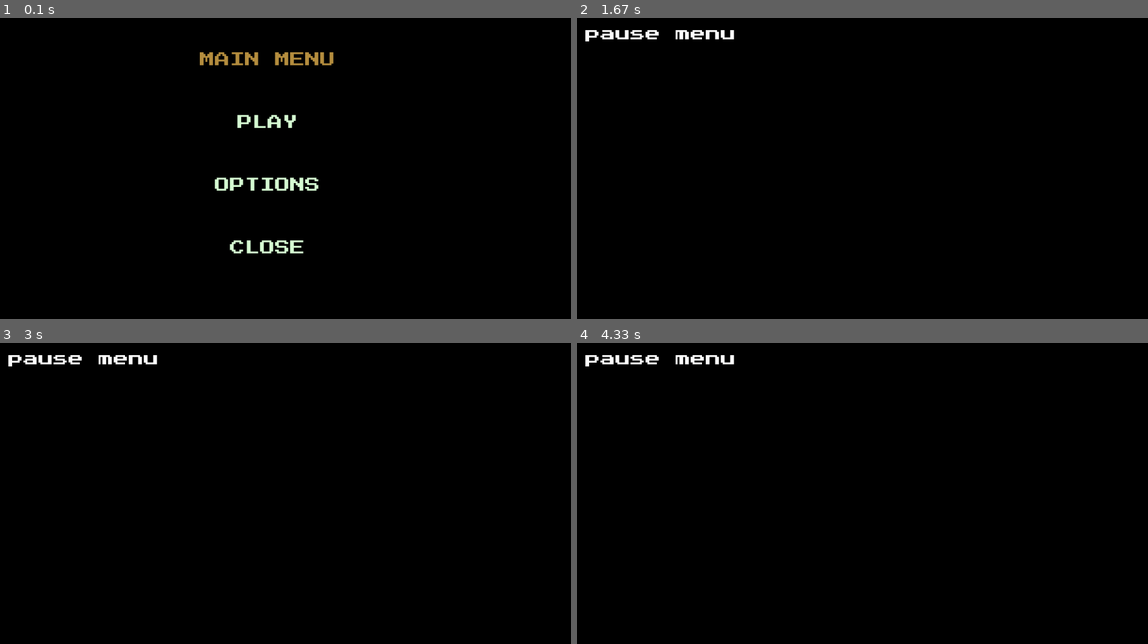
Above: before the commit, frames 1-4 (two rows, left to right).
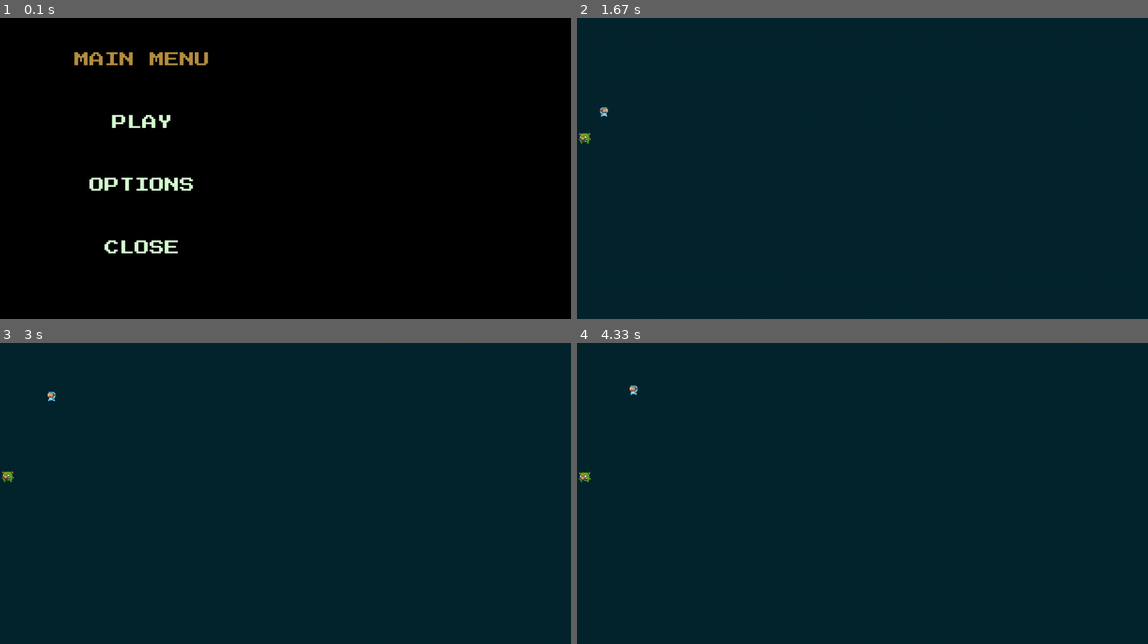
Above: after the commit, the same moments.

Repository: Minipomy/MaximilianoRiveraMendes-pygame-tp-final
Game: pygame game, started from main.py
The game is run twice, just before and just after one commit, with the same random seed, the same clock (stepped at 60 frames per second) and the same inputs.
Inputs (mouse positions are in pixels of both pictures, inside the frame that each line leads up to):
- Up to frame 1 (0.1 s): no input
- Up to frame 2 (1.67 s): click "PLAY" at 0.38 s; hold P 0.67-1.13 s; hold Right 0.67-1.13 s; move the mouse to (839, 180) at 0.7 s; click (845, 123) at 1.22 s, where only the run after the commit has a clickable "RESUME"; hold Right from 1.5 s (still down); move the mouse to (725, 171) at 1.53 s; tap Space at 1.57 s
- Up to frame 3 (3 s): tap Space at 1.87, 2.07, 2.37, 2.57, 2.87 s; release Right at 1.97 s; hold Right 2-2.47 s; hold Left from 2.5 s (still down)
- Up to frame 4 (4.33 s): release Left at 3.03 s; hold Left 3.07-3.47 s; tap Space at 3.13, 3.43, 3.57, 3.87, 4.23 s; hold Right 3.5-4.13 s; hold Left from 4.17 s (still down)

The runs differ from the first frame. In frame 1, 3.3% of the frame differs, in the area x 13-59%, y 11-79%; in frame 2, 100%, in the area x 0-100%, y 0-100%; in frame 3, 100%; in frame 4, 100%.

Commit message:
Arreglos

Diff:
--- a/Game.py
+++ b/Game.py
@@ -1,9 +1,9 @@
 import sys
-from tkinter import font
 import pygame as pg
 import json as js
 from Enemy import Enemy
 from Player import Player
+from Projectile import Projectile
 from Buttons import Buttons
 from constants import *
 
@@ -19,12 +19,14 @@
         self.caption = pg.display.set_caption(CAPTION)
         self.clock = pg.time.Clock()
         self.delta_ms = self.clock.tick(FPS)
+        self.font = pg.font.Font(FONT, 36)
+        pg.font.init()
+
+        self.isPause = False
+        self.sprites = pg.sprite.Group()
         self.player = Player(json.get("player"))
         self.enemy = Enemy(json.get("enemy"))
-        self.font = pg.font.Font(FONT, 36)
-        pg.font.init()
-        # self.finished = False
-        # self.time_start = 240000 / 1000
+
 
     def get_width(self):
         return self.width
@@ -39,41 +41,53 @@
 
     def main_menu(self):
         while True:
-            self.screen.fill((0,0,0))
-            MENU_MOUSE_POS = pg.mouse.get_pos()
-            MENU_TEXT = self.font.render("MAIN MENU", True, "#b68f40")
-            MENU_RECT = MENU_TEXT.get_rect(center=(640, 100))
-            PLAY_BUTTON = Buttons(pos=(640, 250), text_input=PLAY_TEXT, font=self.font, base_color=BUTTON_BASE_COLOR, hovering_color=HOVER_COLOR)
-            OPTIONS_BUTTON = Buttons(pos=(640, 400), text_input=OPTIONS_TEXT, font=self.font, base_color=BUTTON_BASE_COLOR, hovering_color=HOVER_COLOR)
-            QUIT_BUTTON = Buttons(pos=(640, 550), text_input=CLOSE_TEXT, font=self.font, base_color=BUTTON_BASE_COLOR, hovering_color=HOVER_COLOR)
+            MOUSE = pg.mouse.get_pos()
+            MENU_TEXT = self.font.render(MAIN_MENU_TEXT, True, PRIMARY_ACCENT)
+            MENU_RECT = MENU_TEXT.get_rect(center=(340, 100))
+            PLAY_BUTTON = Buttons(pos=(340, 250), text_input=PLAY_TEXT, font=self.font, base_color=BUTTON_BASE_COLOR, hovering_color=HOVER_COLOR)
+            OPTIONS_BUTTON = Buttons(pos=(340, 400), text_input=OPTIONS_TEXT, font=self.font, base_color=BUTTON_BASE_COLOR, hovering_color=HOVER_COLOR)
+            QUIT_BUTTON = Buttons(pos=(340, 550), text_input=CLOSE_TEXT, font=self.font, base_color=BUTTON_BASE_COLOR, hovering_color=HOVER_COLOR)
+            self.screen.fill((0, 0, 0))
             self.screen.blit(MENU_TEXT, MENU_RECT)
             for button in [PLAY_BUTTON, OPTIONS_BUTTON, QUIT_BUTTON]:
-                button.changeColor(MENU_MOUSE_POS)
+                button.changeColor(MOUSE)
                 button.update(self.screen)
-            for event in pg.event.get():
-                if event.type == pg.QUIT:
-                    pg.quit()
-                    sys.exit()
-                if event.type == pg.MOUSEBUTTONDOWN:
-                    if PLAY_BUTTON.checkForInput(MENU_MOUSE_POS):
-                        self.run()
-                    if OPTIONS_BUTTON.checkForInput(MENU_MOUSE_POS):
-                        self.options()
-                    if QUIT_BUTTON.checkForInput(MENU_MOUSE_POS):
+                for event in pg.event.get():
+                    if event.type == pg.QUIT:
                         pg.quit()
                         sys.exit()
-            pg.display.update()
+                    if event.type == pg.MOUSEBUTTONDOWN:
+                        if PLAY_BUTTON.checkForInput(MOUSE):
+                            self.run()
+                        if OPTIONS_BUTTON.checkForInput(MOUSE):
+                            self.options()
+                        if QUIT_BUTTON.checkForInput(MOUSE):
+                            pg.quit()
+                            sys.exit()
+            pg.display.flip()
 
-    def set_pause(self, pause):
-        while pause:
-            self.screen.fill((0,0,0))
-            self.draw_text('pause menu',(255, 255, 255), self.screen, 20, 20)
-            for event in pg.event.get():
-                if event.type == pg.QUIT:
-                    pg.quit()
-                if event.type == pg.KEYDOWN:
-                    if event.key == pg.K_p:
-                        pause = False
+    def set_pause(self):
+        while self.isPause:
+            MOUSE = pg.mouse.get_pos()
+            RESUME_BUTTON = Buttons(pos=(640, 250), text_input=RESUME_TEXT, font=self.font, base_color=BUTTON_BASE_COLOR, hovering_color=HOVER_COLOR)
+            OPTIONS_BUTTON = Buttons(pos=(640, 400), text_input=OPTIONS_TEXT, font=self.font, base_color=BUTTON_BASE_COLOR, hovering_color=HOVER_COLOR)
+            MAIN_MENU_BUTTON = Buttons(pos=(640, 550), text_input=MAIN_MENU_TEXT, font=self.font, base_color=BUTTON_BASE_COLOR, hovering_color=HOVER_COLOR)
+            self.screen.fill((0, 0, 0))
+            # self.screen.blit(MENU_TEXT, MENU_RECT)
+            for button in [RESUME_BUTTON, OPTIONS_BUTTON, MAIN_MENU_BUTTON]:
+                button.changeColor(MOUSE)
+                button.update(self.screen)
+                for event in pg.event.get():
+                    if event.type == pg.QUIT:
+                        pg.quit()
+                        sys.exit()
+                    if event.type == pg.MOUSEBUTTONDOWN:
+                        if RESUME_BUTTON.checkForInput(MOUSE):
+                            self.isPause = False
+                        if OPTIONS_BUTTON.checkForInput(MOUSE):
+                            self.options()
+                        if MAIN_MENU_BUTTON.checkForInput(MOUSE):
+                            self.main_menu()
             pg.display.flip()
 
 
@@ -94,18 +108,28 @@
 
     def run(self):
         while True:
+            bullets = []
             for event in pg.event.get():
                 if event.type == pg.QUIT:
                     pg.quit()
                 if event.type == pg.KEYDOWN:
                     if event.key == pg.K_p:
-                        self.set_pause(True)
+                        self.isPause = True
+                        self.set_pause()
+                    if event.key == pg.K_s:
+                        bullets.append(Projectile(self.player.__rect.x, self.player.__rect.y))
+                        for bullet in bullets:
+                            bullet.update()
+
+
 
             self.screen.fill(BACKGROUND_COLOR)
             player = self.player
             enemy = self.enemy
             player.update(self.delta_ms)
             player.draw(self.screen)
+            for bullet in bullets:
+                bullet.draw(self.screen)
             enemy.update(self.delta_ms)
             enemy.draw(self.screen)
             pg.display.flip()
--- a/Player.py
+++ b/Player.py
@@ -1,4 +1,5 @@
 import pygame as pg
+from Projectile import Projectile
 from auxiliar import SurfaceManager as sf
 from constants import SCREEN_WIDTH, DEBUG
 
--- a/Projectile.py
+++ b/Projectile.py
@@ -1,9 +1,11 @@
 import pygame as pg
 
-class Projectile(pg.sprite.Sprite):
-    def __init__(self,) -> None:
-        super().__init__()
-        self.image = ""
-        self.y = y
-        self.x = x
-        self.rect = self.image.get_rect()
+class Projectile:
+    def __init__(self, x, y):
+        self.rect = pg.Rect(x, y, 10, 10)
+
+    def update(self):
+        self.rect.move_ip(0, -2)
+
+    def draw(self, screen):
+        pg.draw.rect(screen, (255, 255, 0), self.rect)
--- a/constants.py
+++ b/constants.py
@@ -15,14 +15,10 @@
 CLOSE_TEXT= "CLOSE"
 BUTTON_BASE_COLOR="#d7fcd4"
 HOVER_COLOR="White"
-# MAIN_MENU =
-# SCOREBOARD_X = SCREEN_WIDTH - 300
-# SCOREBOARD_Y = 10
-# SCOREBOARD_W = 300
-# SCOREBOARD_H = 50
-# MESSAGE_SIZE = 20
-# MESSAGE_POSITION = [SCREEN_WIDTH // 2, SCREEN_HEIGHT // 2]
-# GAMEOVER_MSG = ["Game Over", "Your Score: ", str(score), "\n Press Enter to Restart"]
+MAIN_MENU_TEXT = "MAIN MENU"
+RESUME_TEXT = "RESUME"
+PRIMARY_ACCENT = "#b68f40"
+
 
 ##################### SOUNDS CONFIGS #####################
 SOUND_PATH = './sounds/'
